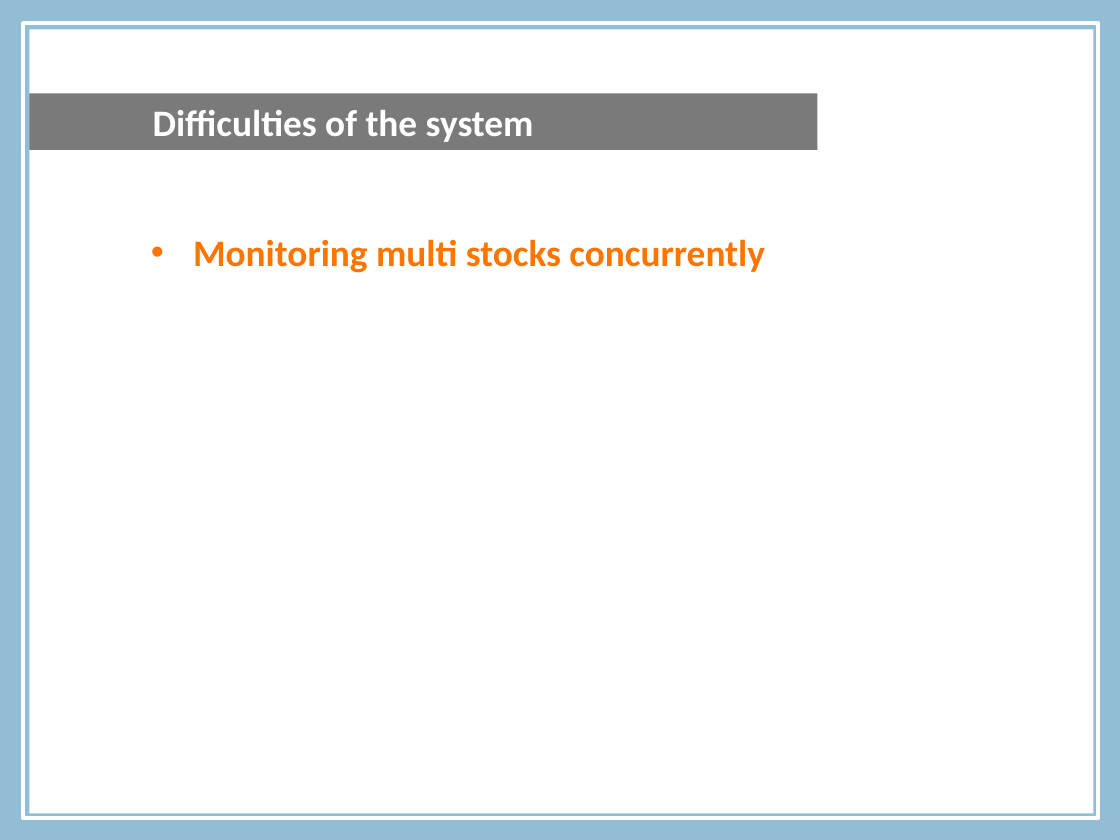
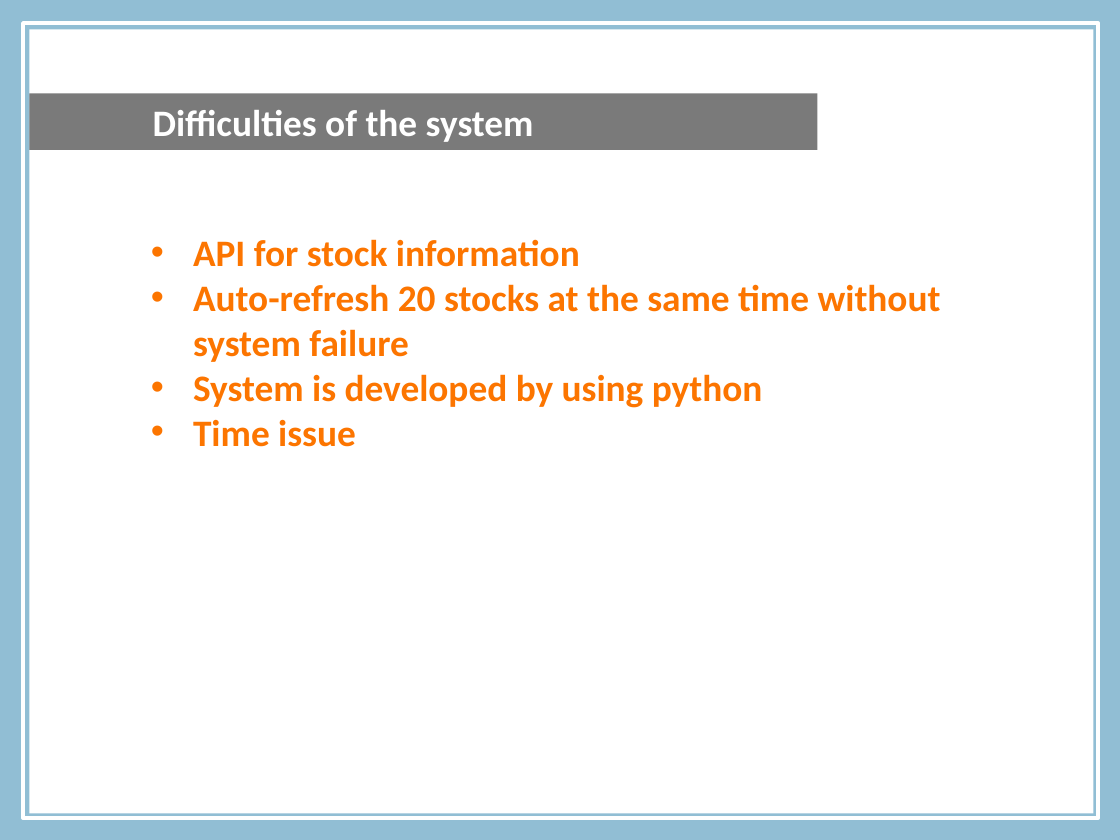
Before and after one commit to michaelleung0o0/comp3006, a slide deck: slide 5 of phrase 5 submission/Presentation3.pptx. Drawn at 1120x840 pixels with LibreOffice and Linux fonts; fonts in the diff are those of the drawing; background and template pictures are left out. Boxes give left, top, right and bottom in pixels: in the first picture for what was removed or moved away, otherwise in the second. Text is boxed around its words. In the diff, an @@ line names an element or a change of style, - is before the commit and + after.

```diff
--- a/phrase 5 submission/Presentation3.pptx
+++ b/phrase 5 submission/Presentation3.pptx
@@ text at <box>193,239,941,447</box>: text changed @@
-• Monitoring multi stocks concurrently
+• API for stock information
+• Auto-refresh 20 stocks at the same time without system failure
+• System is developed by using python
+• Time issue
```
Also in this commit, not shown: 3 other slides changed, 8 slides added, 10 slides removed.
